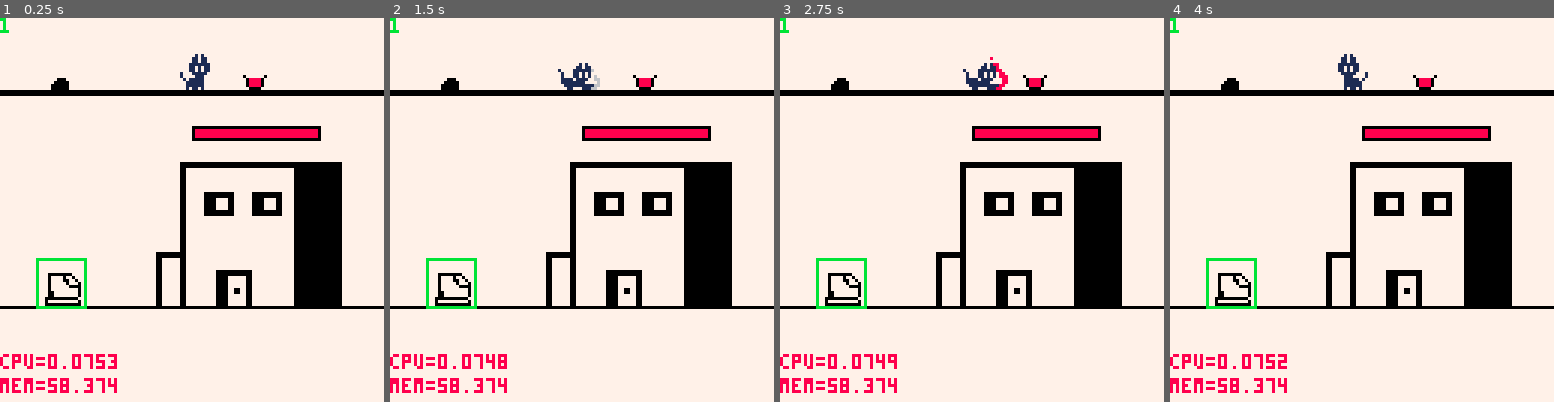
Above: before the commit, frames 1-4 (left to right).
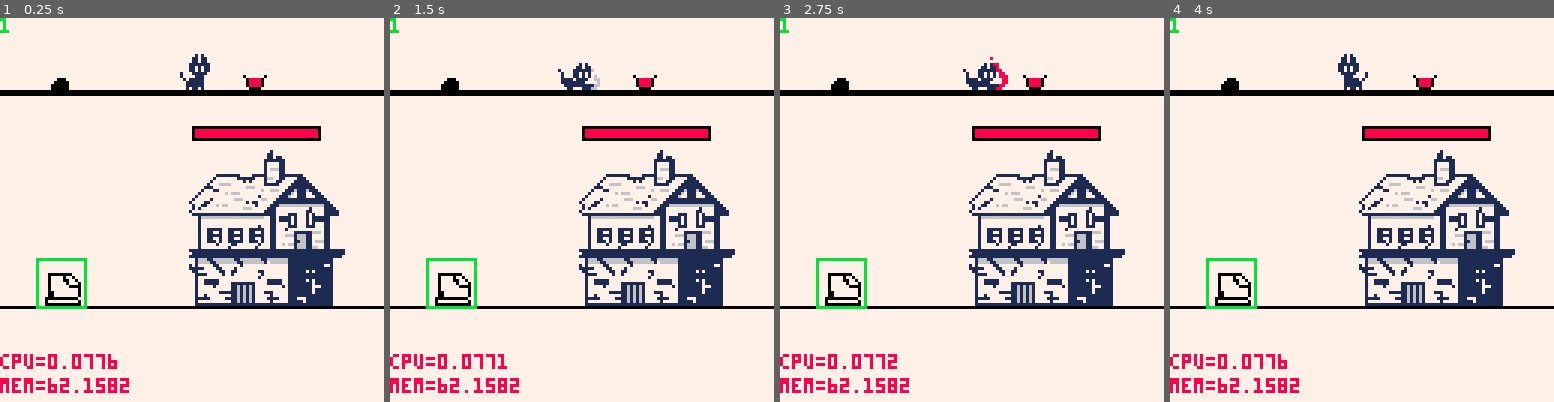
Above: after the commit, the same moments.

Repository: Arche-san/retrocat
Game: PICO-8 cartridge retrocat.p8
Two runs of this game, one before a commit and one after it. Both use one fixed random seed, a clock stepped at 60 frames per second and the inputs below.
Inputs:
- Up to frame 1 (0.25 s): no input
- Up to frame 2 (1.5 s): tap X (X key) at 0.33, 1.07 s; tap O (Z key) at 0.7 s
- Up to frame 3 (2.75 s): hold Right 1.6-2.1 s; tap O (Z key) at 1.7, 2.1, 2.5 s; tap X (X key) at 1.85 s; hold Right from 2.47 s (still down)
- Up to frame 4 (4 s): tap O (Z key) at 2.9, 3.3, 3.7 s; tap X (X key) at 2.97 s; release Right at 3.03 s; hold Left 3.08-3.58 s

The runs differ from the first frame. In frame 1, 11% of the frame differs, in the area x 12-90%, y 34-98%; in frame 2, 11%; in frame 3, 11%; in frame 4, 11%.

Commit message:
building surface painting

Diff:
--- a/retrocat.p8
+++ b/retrocat.p8
@@ -17,9 +17,11 @@
 bucket_push_force = 0.5
 bucket_push_time = 15
 bucket_shake_time = 15
-bucket_paint_capacity_max = 3
+bucket_paint_capacity_max = 100
 
 building_life_max = 100
+
+paint_surface_bonus = 0.025
 
 function _init()
  rock_create(20,24)
@@ -42,7 +44,7 @@
  palt(0, false)
  palt(11, true)
  bg_draw()
- bulding_draw(building)
+ building_draw(building)
  cat_draw(cat)
  demolisher_draw(demolisher)
  bucket_draw(bucket)
@@ -180,13 +182,13 @@
 -- building
 function building_init()
  return {
-  x = 50,
+  x = 58,
   spr_x = 0,
-  spr_y = 40,
-  spr_w = 32,
-  spr_h = 24,
+  spr_y = 32,
+  spr_w = 57,
+  spr_h = 52,
   spr_scale = 2,
-  paint_surface = 0.5,
+  paint_surface = 0,
   life = 100,
  }
 end
@@ -194,37 +196,15 @@
 function building_update(b)
 end
 
--- function map_draw(mx,my,mw,mh,sx,sy)
---  local imw = flr(mw)
---  local imh = flr(mh)
---  for i=mx,mx+imw do
---   for j=my,my+imh do
---    local sprval = mget(i, j)
---    local sprx = (sprval % 16) * 8
---    local spry = flr(sprval / 16) * 8
---    local sprw = 8
---    local sprh = 8
---    if j == my+imh then
---     sprh *= mh - imh
---    end
---    sspr(sprx, spry, sprw, sprh, sx+i*8, sy+j*8)
---   end
---  end
--- end
-
-function bulding_draw(b)
- -- building
- -- map_draw(0,0,3,1.4, b.x, ground_y-24)
- sspr(b.spr_x, b.spr_y, b.spr_w, b.spr_h, b.x, ground_y - b.spr_h*b.spr_scale, b.spr_w*b.spr_scale, b.spr_h * b.spr_scale)
- -- -- paint surface
- -- pal(7,8)
- -- local ymin = b.spr_y
- -- local ymax = ymin + b.spr_h
- -- local y = ymax - (ymax - ymin) * b.paint_surface
- -- --sspr(b.spr_x, y, b.spr_w, ymax - y, b.x, ground_y)
- -- sspr(0,48,32,16,b.x,ground_y-32,64,32)
- -- pal(7,7)
- --rect(70,50,110,96,0)
+function building_draw(b)
+ -- building (with paint completion)
+ local ystart = b.spr_y
+ local yend = ystart + b.spr_h
+ local height = yend - ystart
+ local completed_ystart = yend - (height) * b.paint_surface
+ local completed_height = yend - completed_ystart
+ building_draw_part(b.spr_x, ystart, b.spr_w, height, b.x, ground_y-height, false)
+ building_draw_part(b.spr_x, completed_ystart, b.spr_w, completed_height, 58, ground_y-completed_height, true)
 
  -- gauge
  local gauge_min = 65
@@ -241,8 +221,47 @@
  b.life -= damage
 end
 
+function building_paint(b, surface)
+ b.paint_surface += surface
+ b.paint_surface = min(b.paint_surface, 1)
+end
+
 function collide_with_building(x,y)
  return x >= 70 and x <= 110 and y >=50 and y <= 96
+end
+
+--draw building in both states
+--altered / renovated (clean)
+function building_draw_part(x,y,w,h,px,py,clean)
+ --init palette parity
+ pal()
+ local pair_broken = {
+  {13,1},{10,7},{2,6},{12,1},
+  {15,11},{9,11},{4,11},{14,6}
+ }
+ local pair_clean = {
+  {13,7},{10,1},{2,8},{12,8},
+  {15,8},{9,1},{4,7},{14,7}
+ }
+ local pair = pair_broken
+ if(clean) pair = pair_clean
+ --applying parity
+ for pa in all(pair) do
+  pal(pa[1],pa[2])
+ end
+ --drawing sprite
+ if(not clean) then
+  palt(15,true)
+  palt(9,true)
+  palt(4,true)
+ end
+ palt(11,true)
+ sspr(x,y,w,h,px,py)
+
+ pal()
+ palt()
+ palt(0, false)
+ palt(11, true)
 end
 
 -->8
@@ -499,7 +518,10 @@
 
 function paintbullet_update(p)
  p.y += 1
- if p.y >= ground_y then
+ if collide_with_building(p.x, p.y) then
+  building_paint(building, paint_surface_bonus)
+  paintbullet_destroy(p)
+ elseif p.y >= ground_y then
   paintbullet_destroy(p)
  end
 end
Not shown, changed: 52 lines of the sprite sheet (__gfx__) section of retrocat.p8
